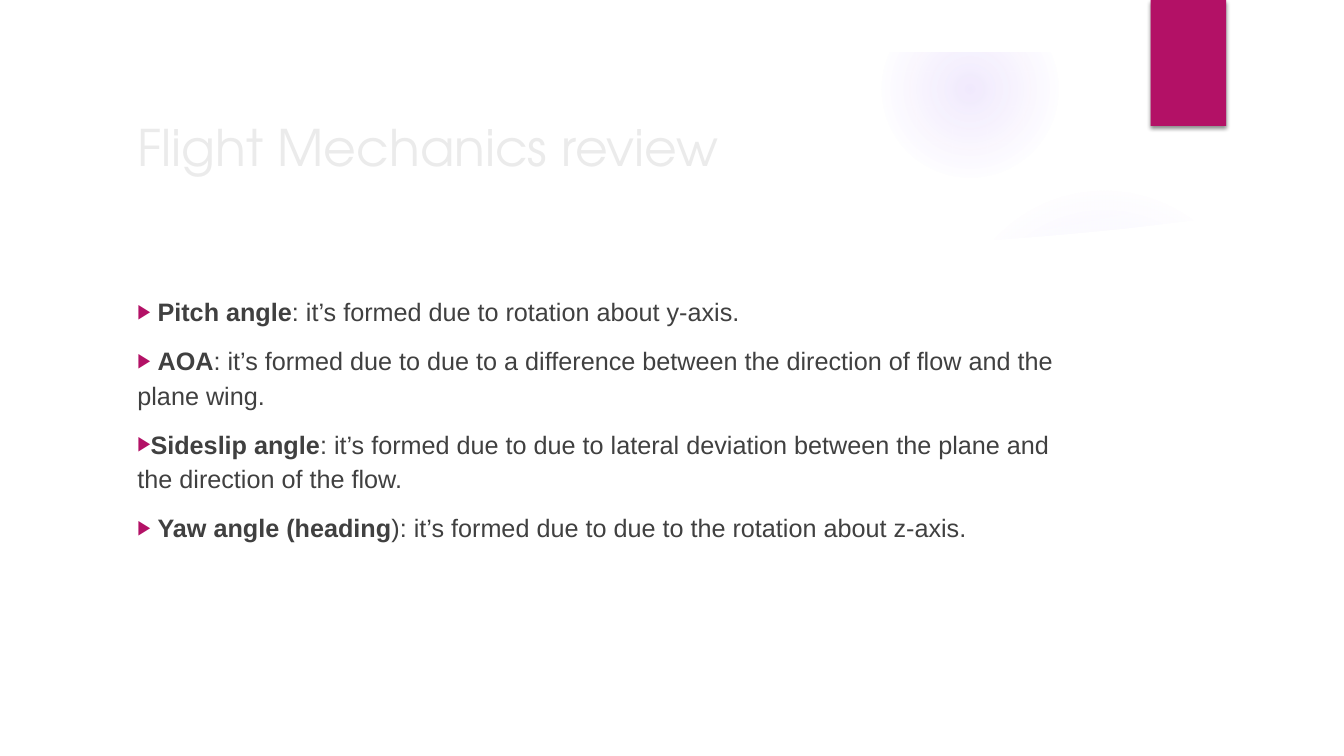
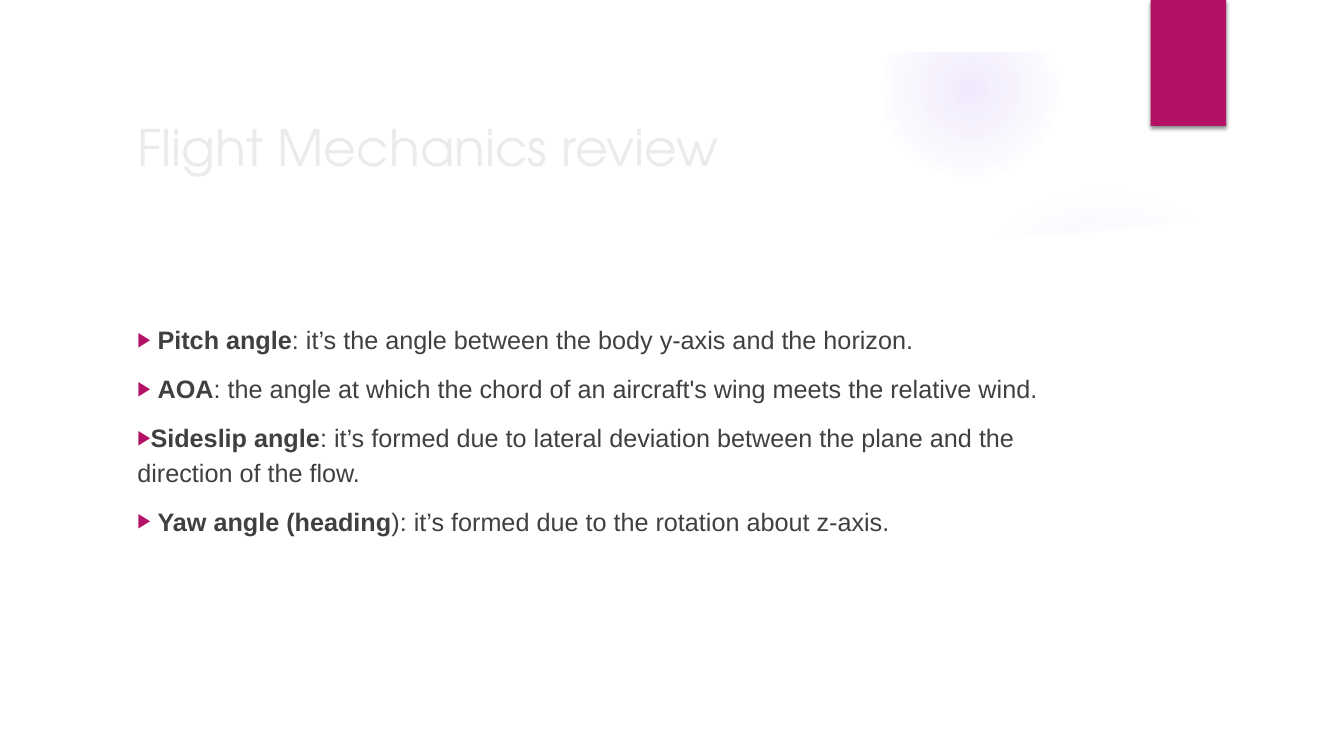
Before and after one commit to Aero-Mohamed/Autopilot, a slide deck: slide 23 of Task 1/Task1_G4_presentation.pptx (slide 18 before the commit). Drawn at 1344x756 pixels with LibreOffice and Linux fonts; fonts in the diff are those of the drawing; background and template pictures are left out. Boxes give left, top, right and bottom in pixels: in the first picture for what was removed or moved away, otherwise in the second. Text is boxed around its words. In the diff, an @@ line names an element or a change of style, - is before the commit and + after.

Commit message:
Presentation 5 & 6 Updates

```diff
--- a/Task 1/Task1_G4_presentation.pptx
+++ b/Task 1/Task1_G4_presentation.pptx
@@ text at (137, 330, 1037, 536): text changed @@
-▶ Pitch angle: it’s formed due to rotation about y-axis.
-▶ AOA: it’s formed due to due to a difference between the direction of flow and the plane wing.
-▶ Sideslip angle: it’s formed due to due to lateral deviation between the plane and the direction of the flow.
-▶ Yaw angle (heading): it’s formed due to due to the rotation about z-axis.
+▶ Pitch angle: it’s the angle between the body y-axis and the horizon.
+▶ AOA: the angle at which the chord of an aircraft's wing meets the relative wind.
+▶ Sideslip angle: it’s formed due to lateral deviation between the plane and the direction of the flow.
+▶ Yaw angle (heading): it’s formed due to the rotation about z-axis.
```
Also in this commit, not shown: 6 other slides changed, 5 slides added, 6 other files.
